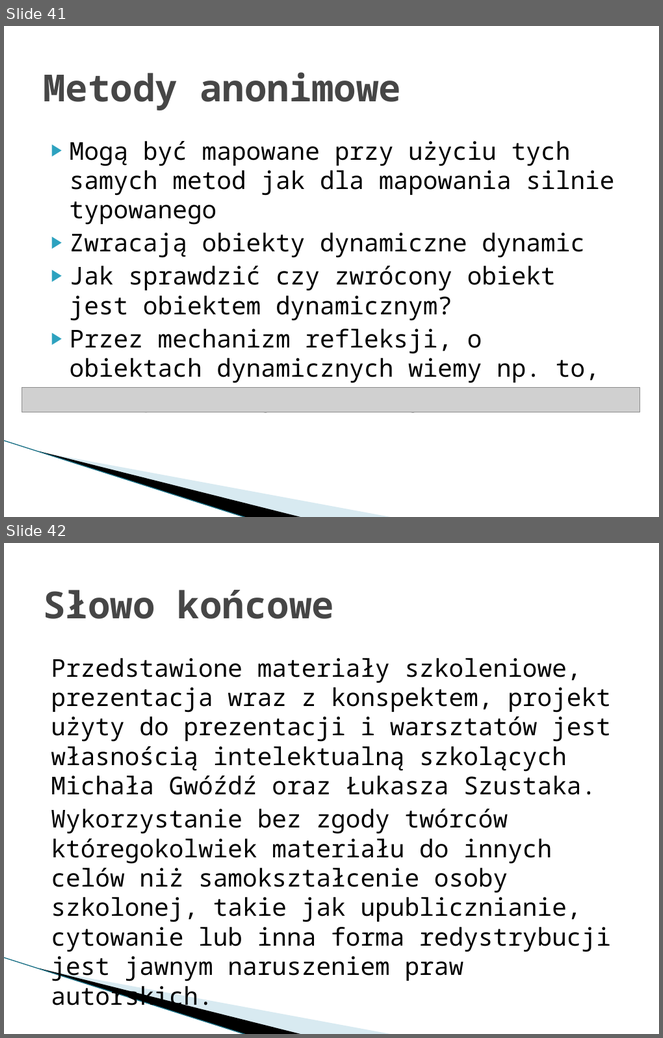
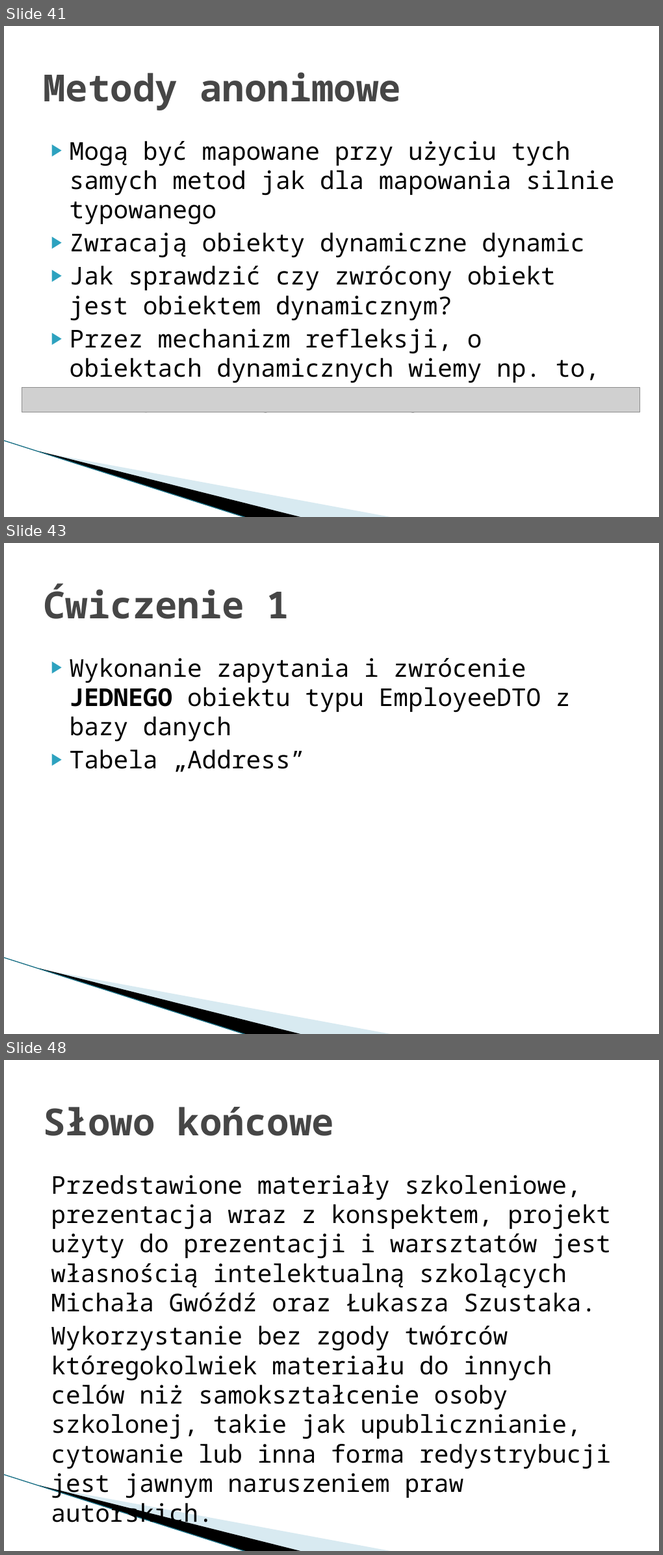
Before and after one commit to mietghar/Dapper_Workshop, a slide deck: Files/Szkolenie warsztatowe Dapper.pptx. Shown one above the other, each under a label of ours: slides 41 and 42 before the commit, slides 41, 43 and 48 after it; the slides between them are not shown. The pictures are 663x1038 and 663x1555 pixels, drawn with LibreOffice and Linux fonts; fonts in the diff are those of the drawing; grey boxes stand for pictures; background and template pictures are left out. Boxes give left, top, right and bottom in pixels: in the first picture for what was removed or moved away, otherwise in the second. Text is boxed around its words. In the diff, an @@ line names an element or a change of style, - is before the commit and + after.

```diff
--- a/Files/Szkolenie warsztatowe Dapper.pptx
+++ b/Files/Szkolenie warsztatowe Dapper.pptx
@@ slide 43 added at (4,543,659,1034), background #FFFFFF; not listed: 3 template elements that a slide beside it also shows @@
@@ title added at (43,583,289,619), 41 pt, text #464646, bold @@
+Ćwiczenie 1
@@ text added at (70,658,571,772), 27 pt, text #000000 @@
+▶ Wykonanie zapytania i zwrócenie JEDNEGO obiektu typu EmployeeDTO z bazy danych
+▶ Tabela „Address”
@@ what was slide 42 is now slide 48 @@
```
Also in this commit, not shown: 5 other slides added, 4 other files.
